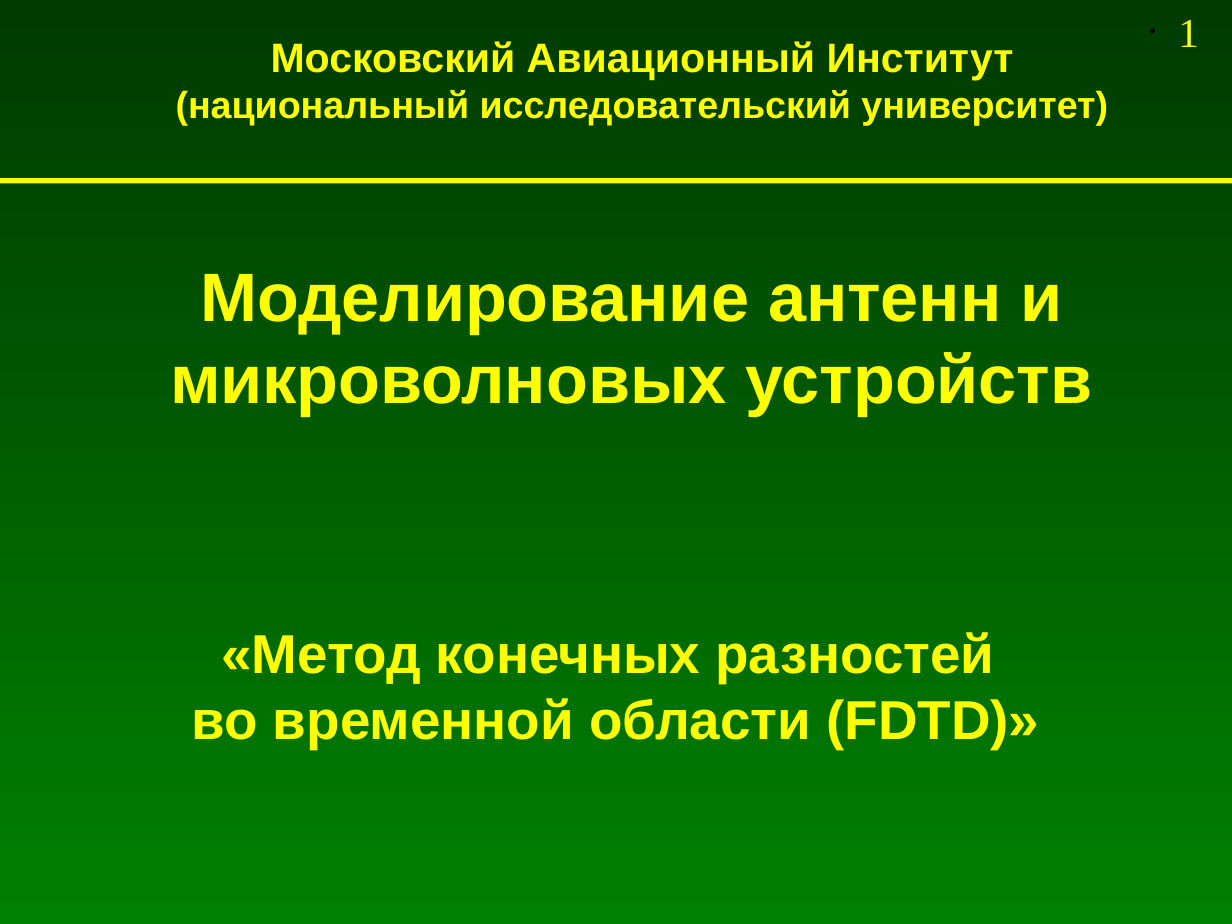
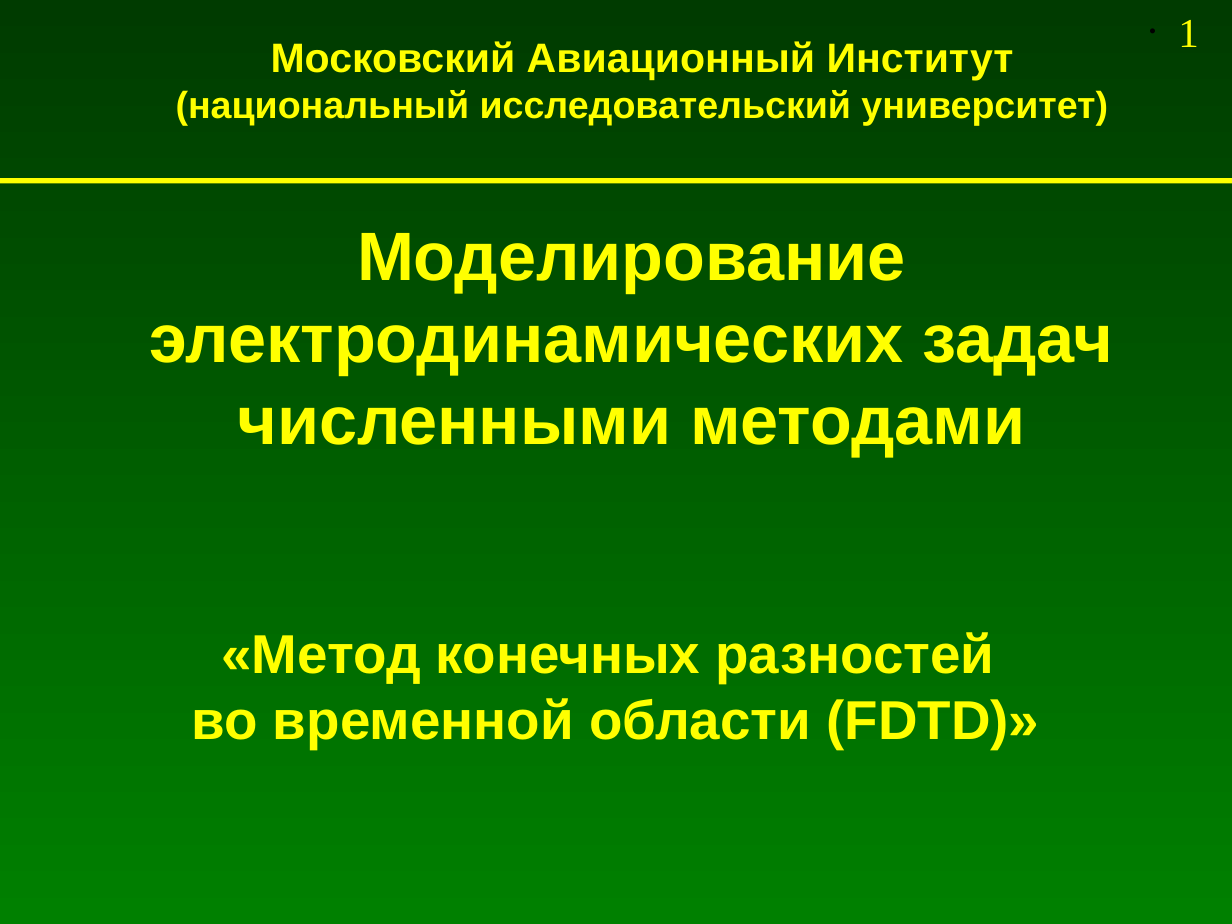
Before and after one commit to andris0147sv/modelling, a slide deck: slide 1 of presentations/2. FDTD.odp. Drawn at 1232x924 pixels with LibreOffice and Linux fonts; fonts in the diff are those of the drawing. Boxes give left, top, right and bottom in pixels: in the first picture for what was removed or moved away, otherwise in the second. Text is boxed around its words. In the diff, an @@ line names an element or a change of style, - is before the commit and + after.

```diff
--- a/presentations/2. FDTD.odp
+++ b/presentations/2. FDTD.odp
@@ text at <box>150,233,1113,457</box>: text changed @@
-Моделирование антенн и микроволновых устройств
+Моделирование электродинамических задач численными методами
```
Also in this commit, not shown: 10 other slides changed, 2 slides added, 6 slides removed.
